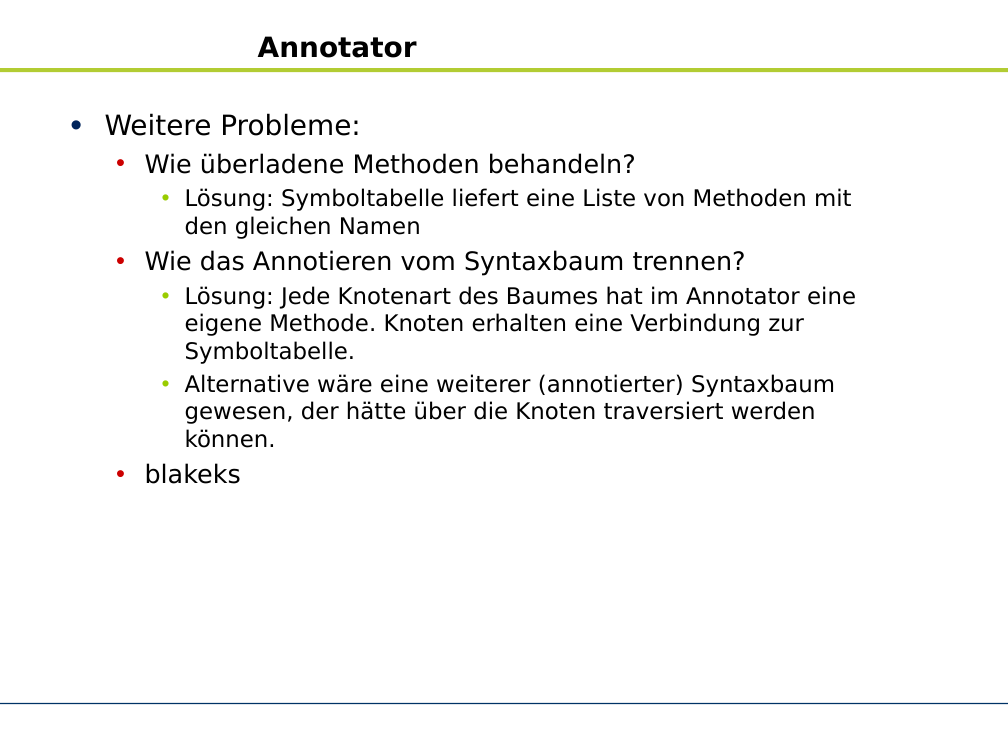
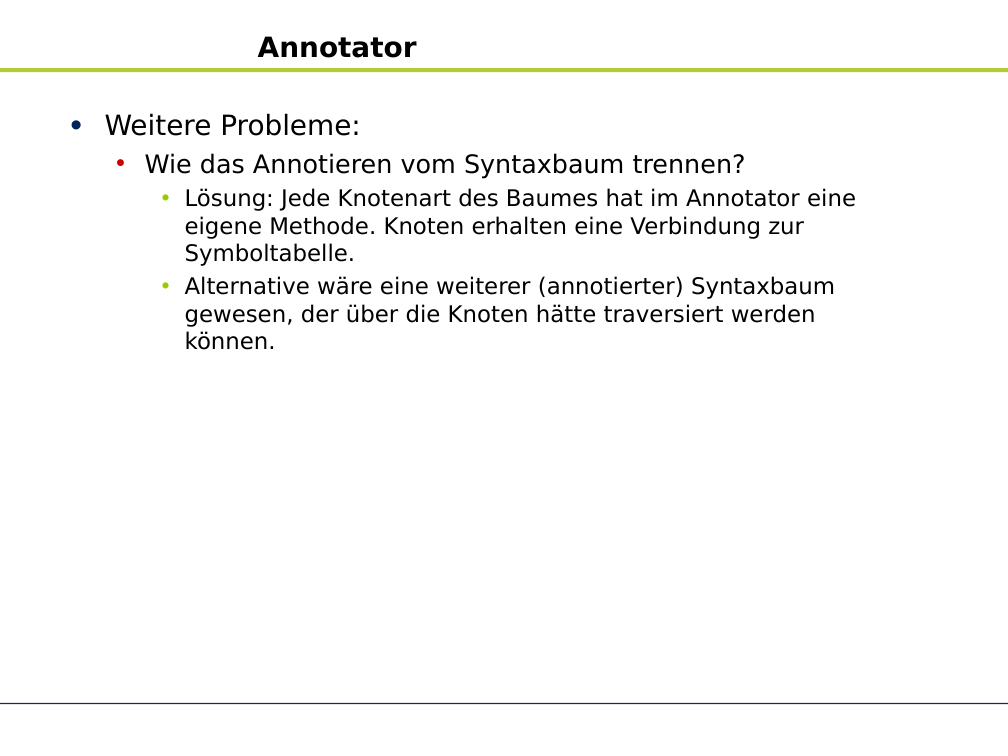
Before and after one commit to zhongxinhua/sose10-swp-uebersetzerbau, a slide deck: slide 8 of trunk/dokumentation/PraesiMarkus.odp. Drawn at 1008x756 pixels with LibreOffice and Linux fonts; fonts in the diff are those of the drawing; background and template pictures are left out. Boxes give left, top, right and bottom in pixels: in the first picture for what was removed or moved away, otherwise in the second. Text is boxed around its words. In the diff, an @@ line names an element or a change of style, - is before the commit and + after.

```diff
--- a/trunk/dokumentation/PraesiMarkus.odp
+++ b/trunk/dokumentation/PraesiMarkus.odp
@@ text at [145,153,852,239]: paragraphs removed @@
-  • Wie überladene Methoden behandeln?
-    • Lösung: Symboltabelle liefert eine Liste von Methoden mit den gleichen Namen
@@ text at [185,276,835,350]: text changed @@
-    • Alternative wäre eine weiterer (annotierter) Syntaxbaum gewesen, der hätte über die Knoten traversiert werden können.
-  • blakeks
+    • Alternative wäre eine weiterer (annotierter) Syntaxbaum gewesen, der über die Knoten hätte traversiert werden können.
```
Also in this commit, not shown: 2 other slides changed, 3 slides added, 2 slides removed.
